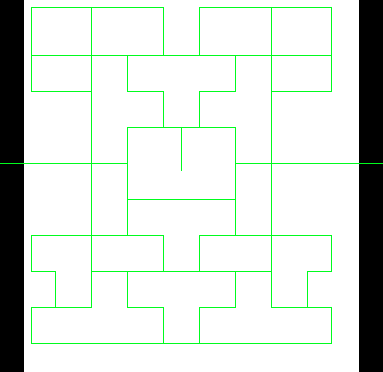
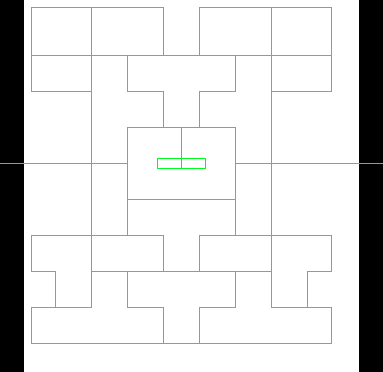
Two versions of the same layered image (383×372). Layer-by-layer changes:
painted on "path" over box(157, 158, 206, 171)
